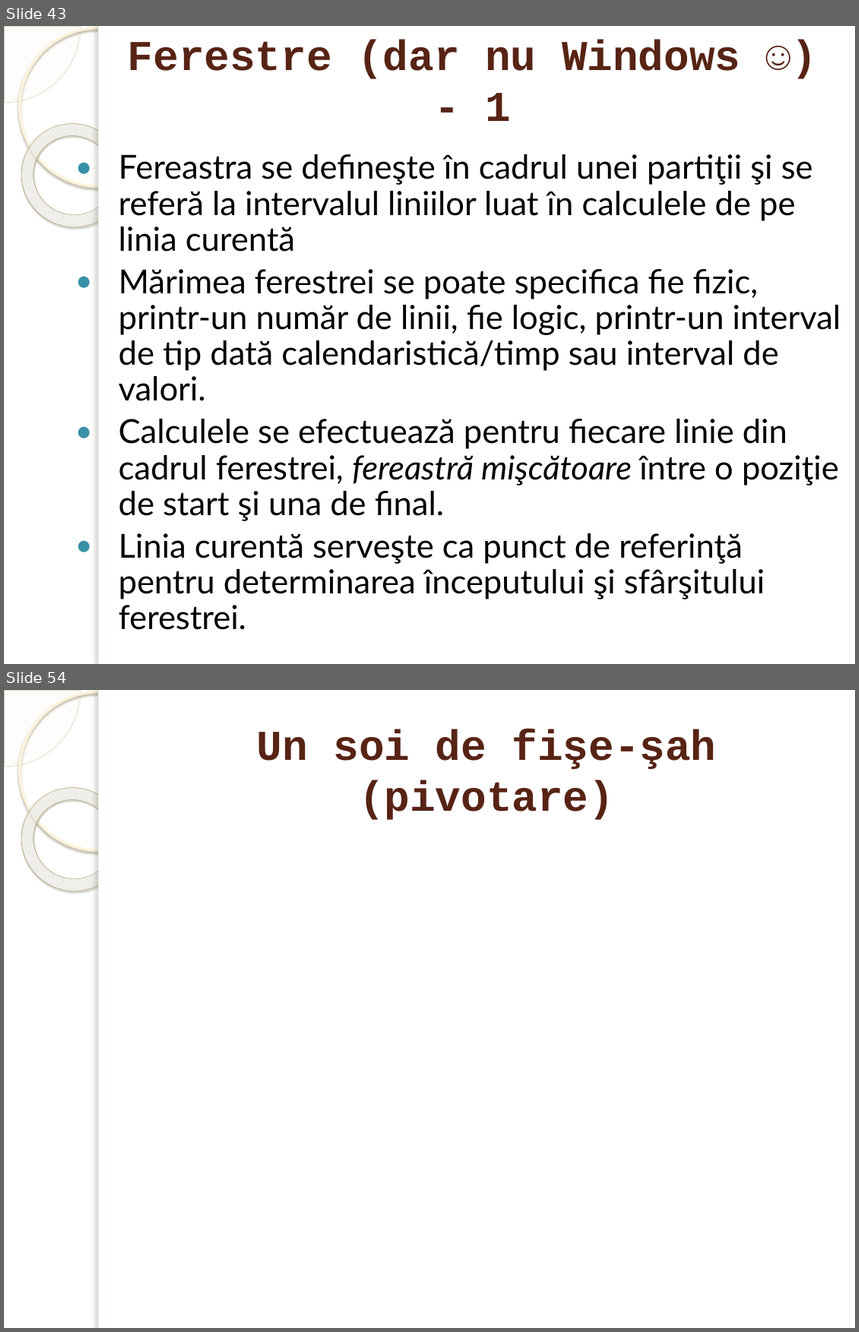
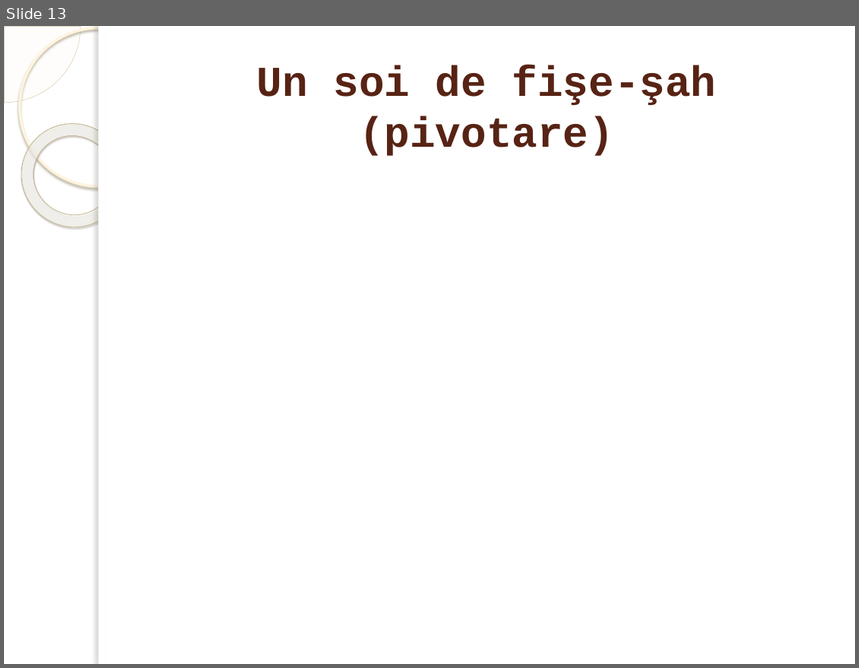
Before and after one commit to marinfotache/POCU-860-3-12-143072, a slide deck: 3 SQL/07a5_SQL9_SELECT_Fineturi.pptx. Shown one above the other, each under a label of ours: slides 43 and 54 before the commit, slide 13 after it; the slides between them are not shown. The pictures are 859x1332 and 859x668 pixels, drawn with LibreOffice and Linux fonts; fonts in the diff are those of the drawing; background and template pictures are left out. Boxes give left, top, right and bottom in pixels: in the first picture for what was removed or moved away, otherwise in the second. Text is boxed around its words. In the diff, an @@ line names an element or a change of style, - is before the commit and + after.

```diff
--- a/3 SQL/07a5_SQL9_SELECT_Fineturi.pptx
+++ b/3 SQL/07a5_SQL9_SELECT_Fineturi.pptx
@@ slide 43 removed at (x1=4, y1=26, x2=855, y2=664), background picture (left out); not listed: 5 template elements that a slide beside it also shows @@
@@ title removed at (x1=128, y1=40, x2=740, y2=121) @@
-Ferestre (dar nu Windows ☺) - 1
@@ text removed at (x1=119, y1=154, x2=842, y2=630) @@
-● Fereastra se defineşte în cadrul unei partiţii şi se referă la intervalul liniilor luat în calculele de pe linia curentă
-● Mărimea ferestrei se poate specifica fie fizic, printr-un număr de linii, fie logic, printr-un interval de tip dată calendaristică/timp sau interval de valori.
-● Calculele se efectuează pentru fiecare linie din cadrul ferestrei, fereastră mişcătoare între o poziţie de start şi una de final.
-● Linia curentă serveşte ca punct de referinţă pentru determinarea începutului şi sfârşitului ferestrei.
@@ what was slide 54 is now slide 13 @@
```
Also in this commit, not shown: 1 slide changed, 40 other slides removed, 8 other files.
